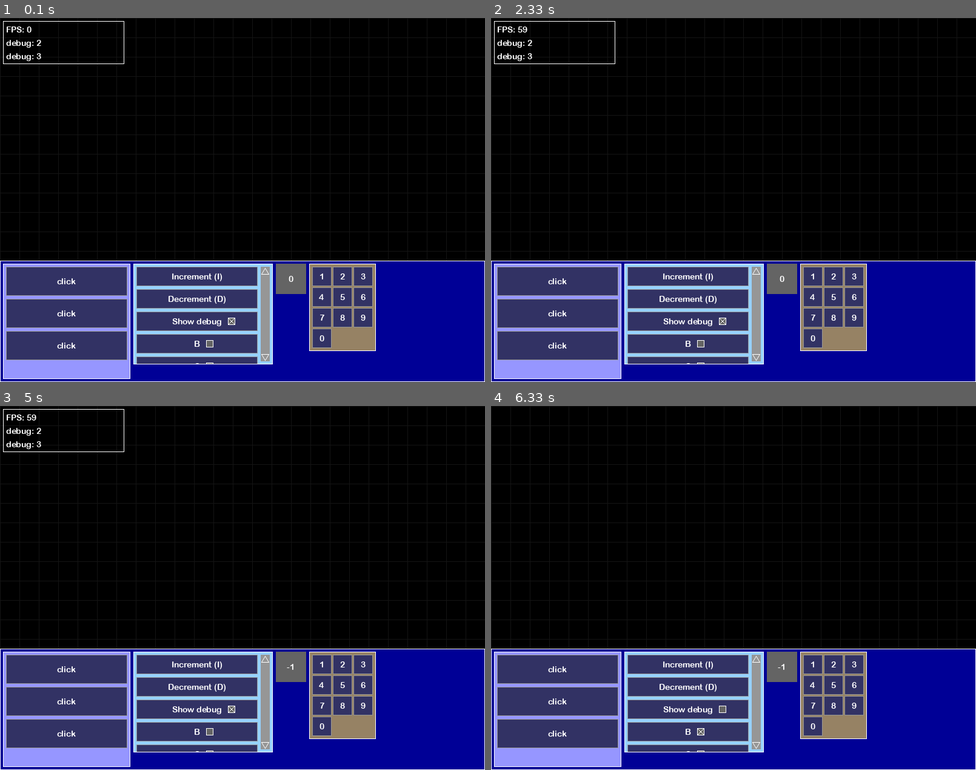
Above: before the commit, frames 1-4 (two rows, left to right).
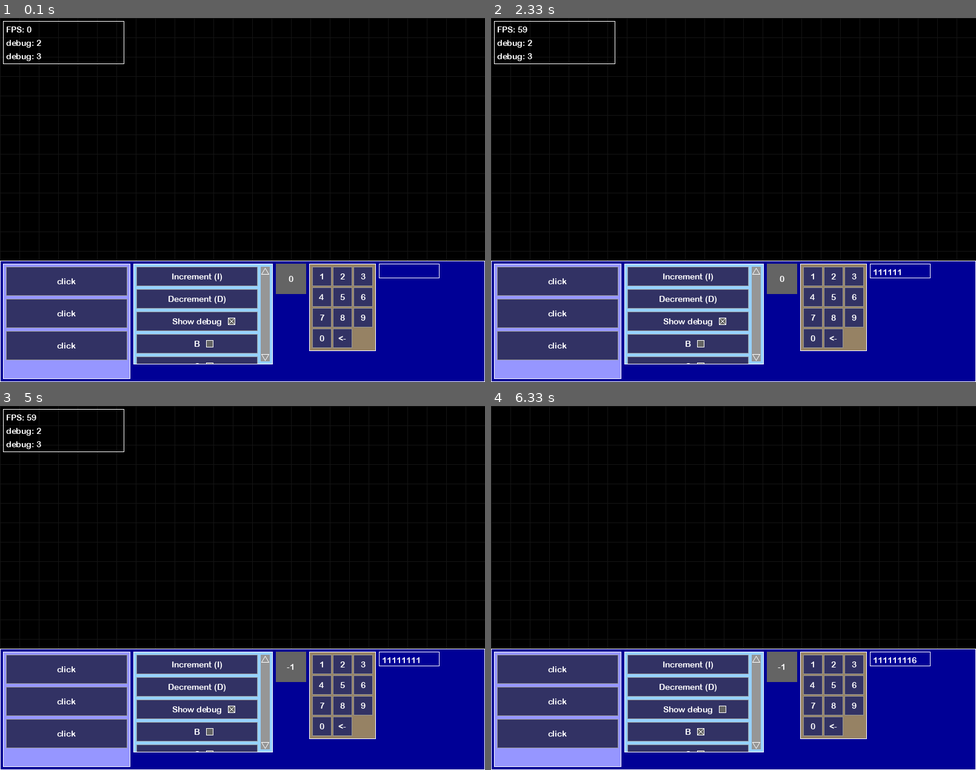
Above: after the commit, the same moments.

Repository: JonathanMurray/pygameui
Game: pygame game, started from main.py
The game is run twice, just before and just after one commit, with the same random seed, the same clock (stepped at 60 frames per second) and the same inputs.
Inputs (mouse positions are in pixels of both pictures, inside the frame that each line leads up to):
- Up to frame 1 (0.1 s): no input
- Up to frame 2 (2.33 s): tap 1 every 0.33 s from 0.33 to 2 s
- Up to frame 3 (5 s): tap 1 at 2.33, 2.67, 3 s; hold Backspace 4.33-4.8 s; press the mouse at (198, 686) at 4.87 s; move the mouse to (213, 598) at 4.97 s
- Up to frame 4 (6.33 s): release the mouse at (723, 511) at 5.1 s; press the mouse at (689, 733) at 5.2 s; move the mouse to (709, 624) at 5.3 s; release the mouse at (733, 515) at 5.43 s; press the mouse at (854, 686) at 5.53 s; move the mouse to (709, 577) at 5.63 s; release the mouse at (563, 467) at 5.77 s; press the mouse at (689, 708) at 5.87 s; move the mouse to (675, 693) at 5.97 s; release the mouse at (665, 679) at 6.1 s; press the mouse at (554, 577) at 6.2 s; move the mouse to (694, 624) at 6.3 s

The runs differ from the first frame. In frame 1, 0.3% of the frame differs, in the area x 68-91%, y 67-91%; in frame 2, 0.3%; in frame 3, 0.3%; in frame 4, 0.3%.

Commit message:
Implement simple keypad and text field

Diff:
--- a/main.py
+++ b/main.py
@@ -9,6 +9,7 @@
 from button import button
 from checkbox import checkbox
 from containers import ListContainer, Orientation, AbsolutePosContainer, ScrollContainer, GridContainer
+from text import TextField
 from ui import BackgroundGrid, Style, Text, Counter, FormattedText
 
 SCREEN_RESOLUTION = (800, 600)
@@ -64,22 +65,27 @@
                                    orientation=Orientation.VERTICAL,
                                    style=Style(background=Color(150, 210, 255), border_color=COLOR_WHITE))
 
+  text_field = TextField(font, (100, 24), padding=5, max_length=9,
+                         style=Style(border_color=COLOR_WHITE))
+
   grid_children = [
-    button(font, (32, 32), callback=lambda: print("grid"), label="1"),
-    button(font, (32, 32), callback=lambda: print("grid"), label="2"),
-    button(font, (32, 32), callback=lambda: print("grid"), label="3"),
-    button(font, (32, 32), callback=lambda: print("grid"), label="4"),
-    button(font, (32, 32), callback=lambda: print("grid"), label="5"),
-    button(font, (32, 32), callback=lambda: print("grid"), label="6"),
-    button(font, (32, 32), callback=lambda: print("grid"), label="7"),
-    button(font, (32, 32), callback=lambda: print("grid"), label="8"),
-    button(font, (32, 32), callback=lambda: print("grid"), label="9"),
-    button(font, (32, 32), callback=lambda: print("grid"), label="0"),
+    number_button(font, text_field, "1", pygame.K_1),
+    number_button(font, text_field, "2", pygame.K_2),
+    number_button(font, text_field, "3", pygame.K_3),
+    number_button(font, text_field, "4", pygame.K_4),
+    number_button(font, text_field, "5", pygame.K_5),
+    number_button(font, text_field, "6", pygame.K_6),
+    number_button(font, text_field, "7", pygame.K_7),
+    number_button(font, text_field, "8", pygame.K_8),
+    number_button(font, text_field, "9", pygame.K_9),
+    number_button(font, text_field, "0", pygame.K_0),
+    backspace_button(font, text_field)
   ]
   grid_container = GridContainer(children=grid_children, dimensions=(3, 4), padding=5, margin=2,
                                  style=Style(background=Color(150, 130, 100), border_color=COLOR_WHITE))
 
-  hud = ListContainer(width=800, height=200, children=[left_menu_bar, right_menu_bar, counter, grid_container],
+  hud = ListContainer(width=800, height=200,
+                      children=[left_menu_bar, right_menu_bar, counter, grid_container, text_field],
                       margin=5,
                       padding=5, orientation=Orientation.HORIZONTAL,
                       style=Style(border_color=COLOR_WHITE, background=Color(0, 0, 150)))
@@ -109,6 +115,14 @@
     pygame.display.flip()
 
 
+def number_button(font, text_area: TextField, text: str, key):
+  return button(font, (32, 32), callback=lambda: text_area.append(text), label=text, hotkey=key)
+
+
+def backspace_button(font, text_area: TextField):
+  return button(font, (32, 32), callback=lambda: text_area.backspace(), label="<-", hotkey=pygame.K_BACKSPACE)
+
+
 def handle_exit(event):
   if event.type == pygame.QUIT or event.type == pygame.KEYDOWN and event.key == pygame.K_ESCAPE:
     pygame.quit()
--- /dev/null
+++ b/text.py
@@ -0,0 +1,32 @@
+from typing import Tuple
+
+from pygame.color import Color
+from pygame.math import Vector2
+
+from ui import Component, Text
+
+
+class TextField(Component):
+  def __init__(self, font, size: Tuple[int, int], padding: int, max_length, **kwargs):
+    super().__init__(size, **kwargs)
+    self._contents = ""
+    self._text = Text(font, Color(255, 255, 255), self._contents)
+    self._padding = padding
+    self._max_length = max_length
+
+  def _render_contents(self, surface):
+    self._text.render(surface)
+
+  def set_pos(self, pos: Vector2):
+    super().set_pos(pos)
+    text_pos = pos + Vector2(self._padding, self._padding)
+    self._text.set_pos(text_pos)
+
+  def append(self, text: str):
+    self._contents += text
+    self._contents = self._contents[0:self._max_length]
+    self._text.set_text(self._contents)
+
+  def backspace(self):
+    self._contents = self._contents[0:-1]
+    self._text.set_text(self._contents)
